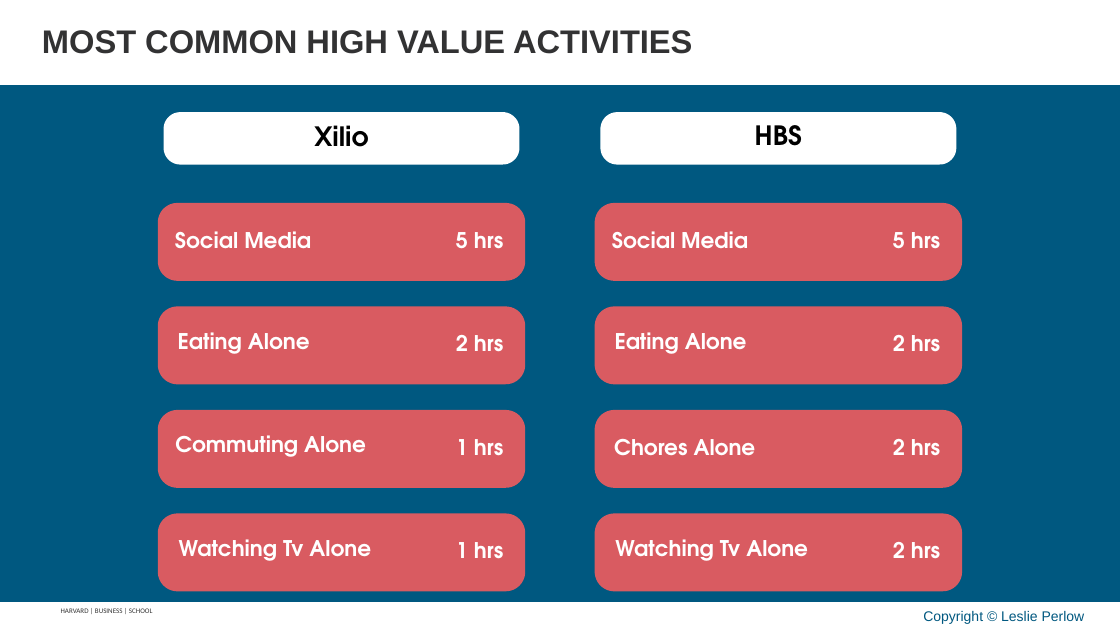
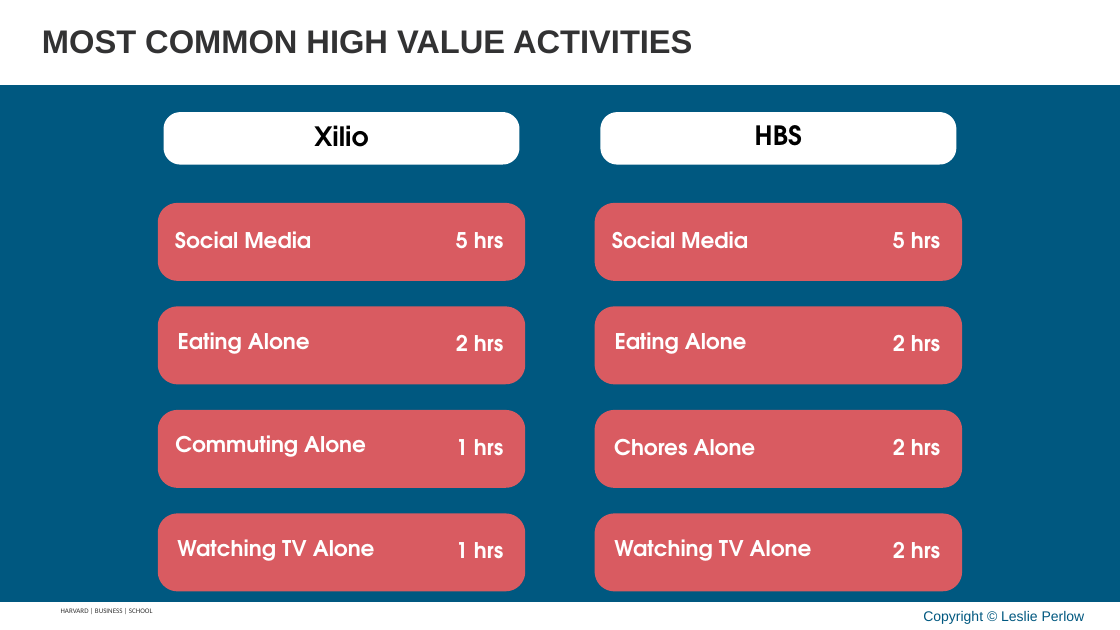
Before and after one commit to APPLITICS/lifematrix-deck-automation, a slide deck: slide 36 of outputs/generated_slides.pptx. Drawn at 1120x630 pixels with LibreOffice and Linux fonts; fonts in the diff are those of the drawing; background and template pictures are left out. Boxes give left, top, right and bottom in pixels: in the first picture for what was removed or moved away, otherwise in the second. Text is boxed around its words. In the diff, an @@ line names an element or a change of style, - is before the commit and + after.

```diff
--- a/outputs/generated_slides.pptx
+++ b/outputs/generated_slides.pptx
@@ text at [177,539,375,561]: text changed @@
-Watching Tv Alone
+Watching TV Alone
@@ text at [614,539,812,561]: text changed @@
-Watching Tv Alone
+Watching TV Alone
```
Also in this commit, not shown: 13 other slides changed, 21 slides added.
